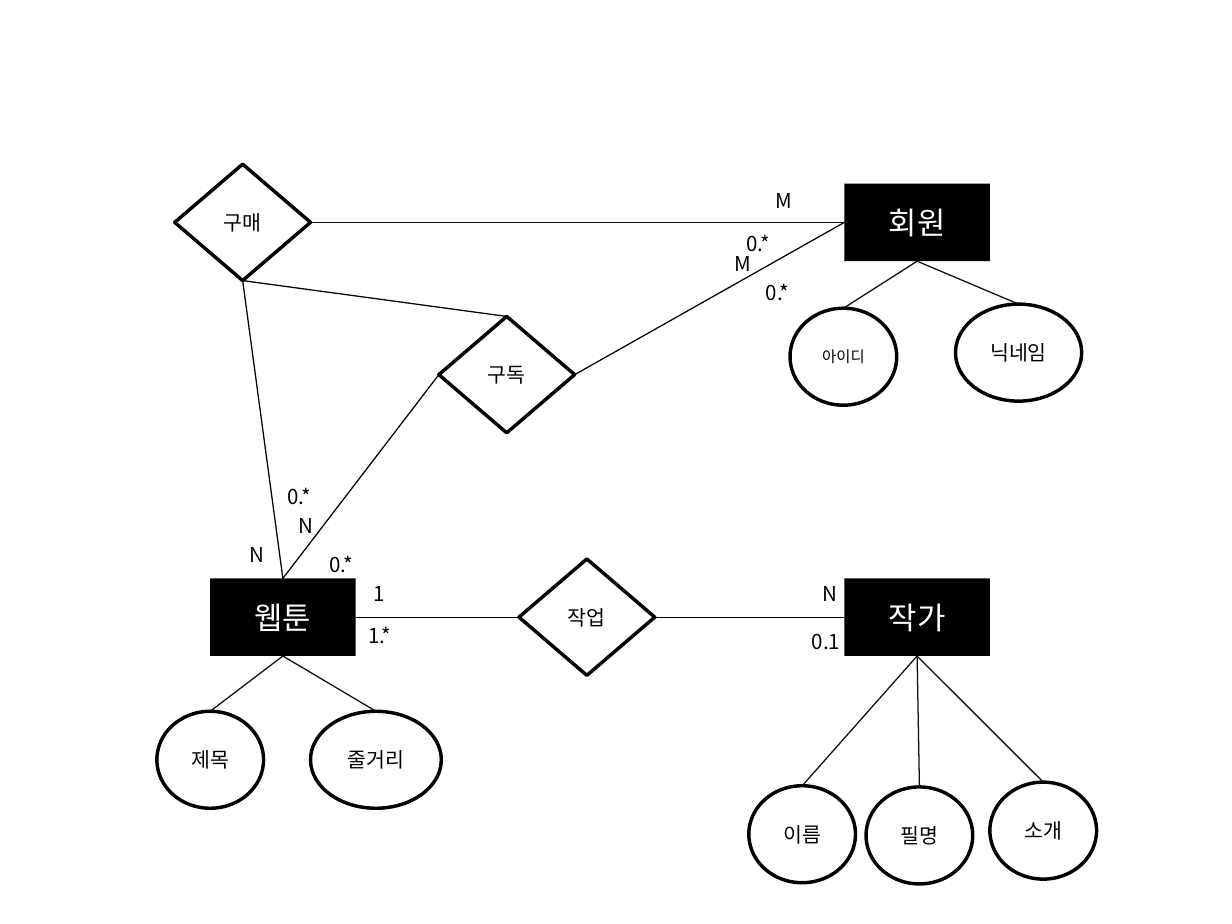
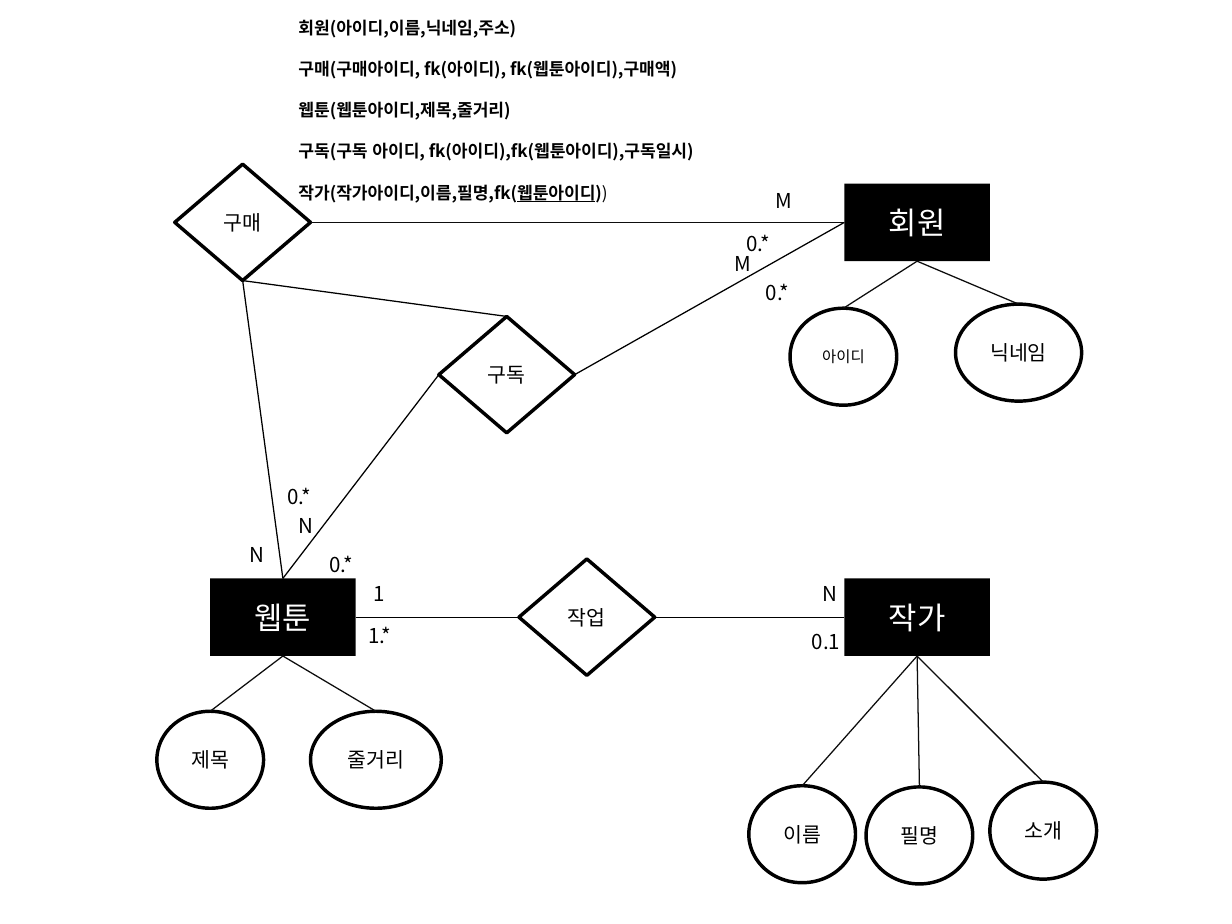
Before and after one commit to adminpmh/BitCamp, a slide deck: slide 1 of SQL/개념모델링_예시.pptx. Drawn at 1232x924 pixels with LibreOffice and Linux fonts; fonts in the diff are those of the drawing. Boxes give left, top, right and bottom in pixels: in the first picture for what was removed or moved away, otherwise in the second. Text is boxed around its words. In the diff, an @@ line names an element or a change of style, - is before the commit and + after.

```diff
--- a/SQL/개념모델링_예시.pptx
+++ b/SQL/개념모델링_예시.pptx
@@ title added at [298,19,694,203], 10 pt, text #000000, bold @@
+회원(아이디,이름,닉네임,주소)
+구매(구매아이디, fk(아이디), fk(웹툰아이디),구매액)
+웹툰(웹툰아이디,제목,줄거리)
+구독(구독 아이디, fk(아이디),fk(웹툰아이디),구독일시)
+작가(작가아이디,이름,필명,fk(웹툰아이디))
```
Also in this commit, not shown: 1 slide added.
